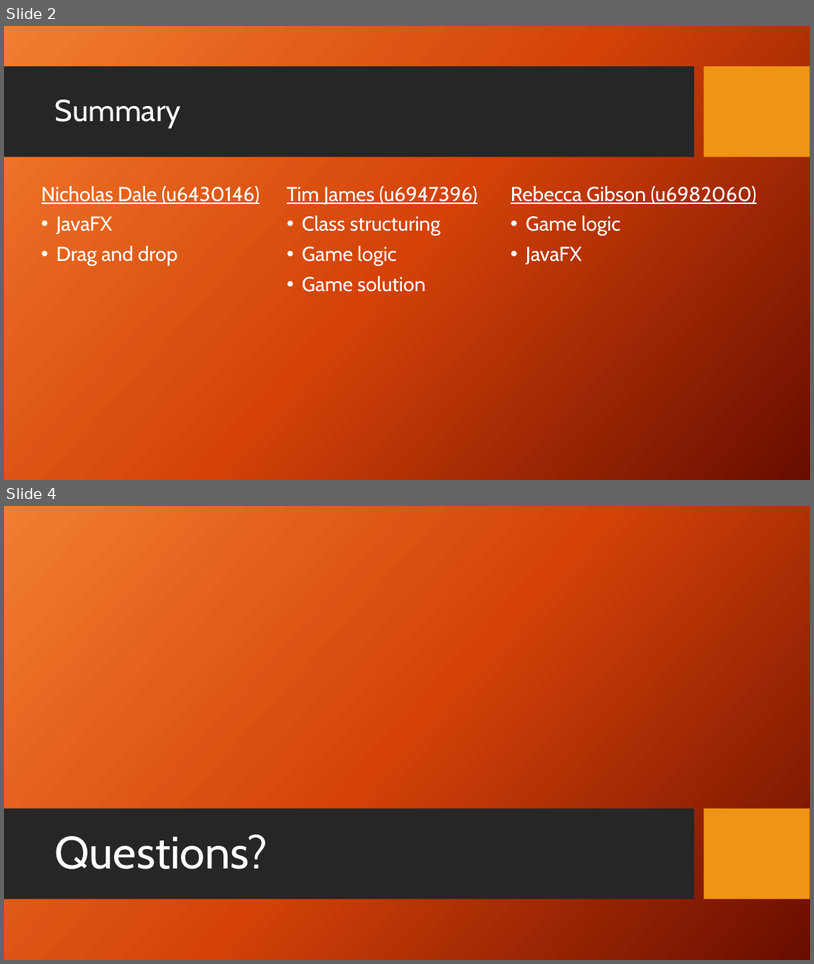
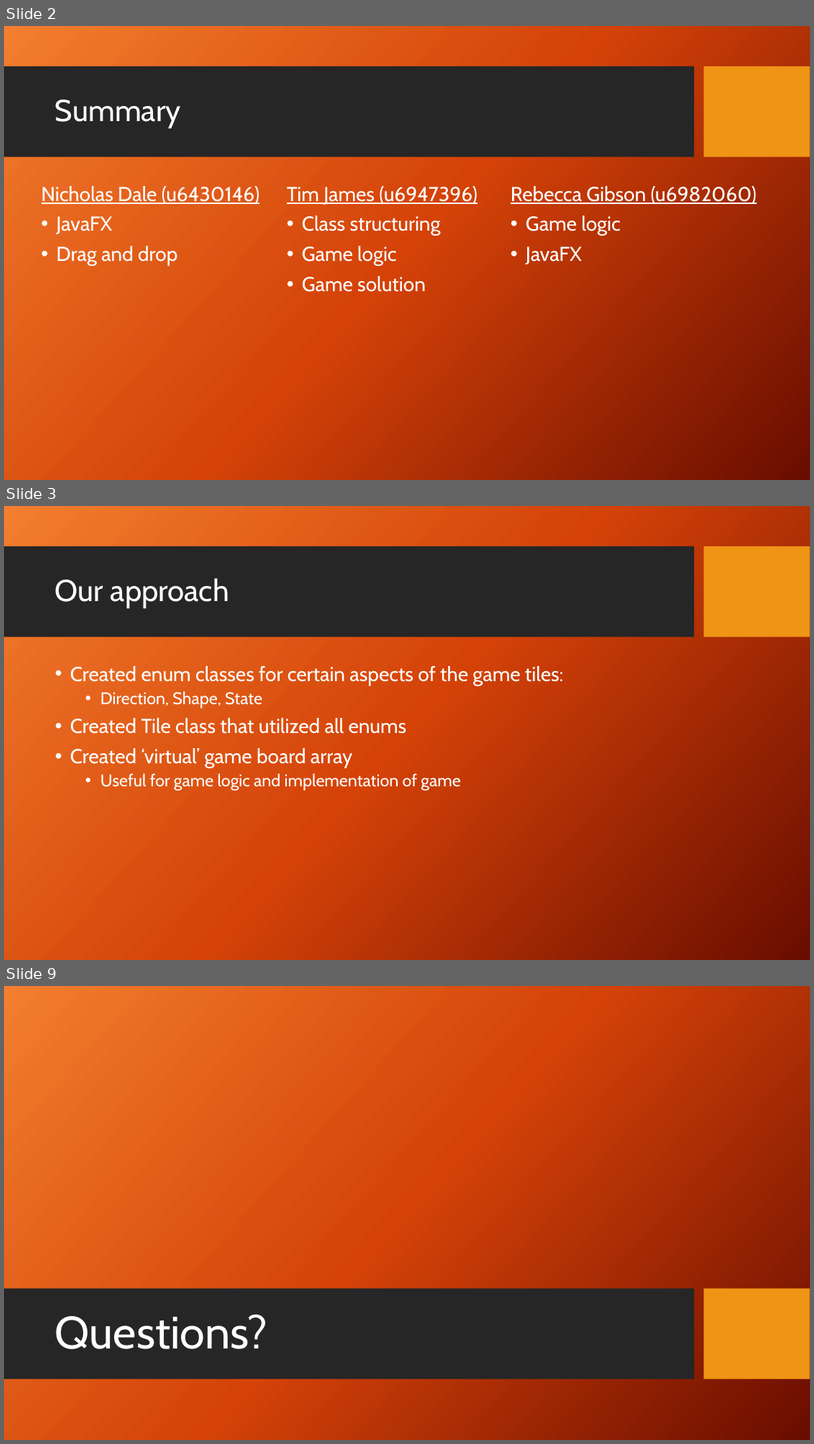
Before and after one commit to Tim-W-James/Java-Block-Puzzle-Game, a slide deck: presentation.pptx. Shown one above the other, each under a label of ours: slides 2 and 4 before the commit, slides 2, 3 and 9 after it; the slides between them are not shown. The pictures are 814x964 and 814x1444 pixels, drawn with LibreOffice and Linux fonts; fonts in the diff are those of the drawing; background and template pictures are left out. Boxes give left, top, right and bottom in pixels: in the first picture for what was removed or moved away, otherwise in the second. Text is boxed around its words. In the diff, an @@ line names an element or a change of style, - is before the commit and + after.

```diff
--- a/presentation.pptx
+++ b/presentation.pptx
@@ slide 3 added at [4, 506, 810, 960], background picture (left out); not listed: 2 template elements that a slide beside it also shows @@
@@ title added at [55, 578, 229, 608], 36 pt, text #FFFFFF @@
+Our approach
@@ text added at [70, 666, 563, 790], 24 pt, text #FFFFFF @@
+• Created enum classes for certain aspects of the game tiles:
+  • Direction, Shape, State
+• Created Tile class that utilized all enums
+• Created ‘virtual’ game board array
+  • Useful for game logic and implementation of game
@@ what was slide 4 is now slide 9 @@
```
Also in this commit, not shown: 1 slide changed, 4 other slides added, 3 other files.
